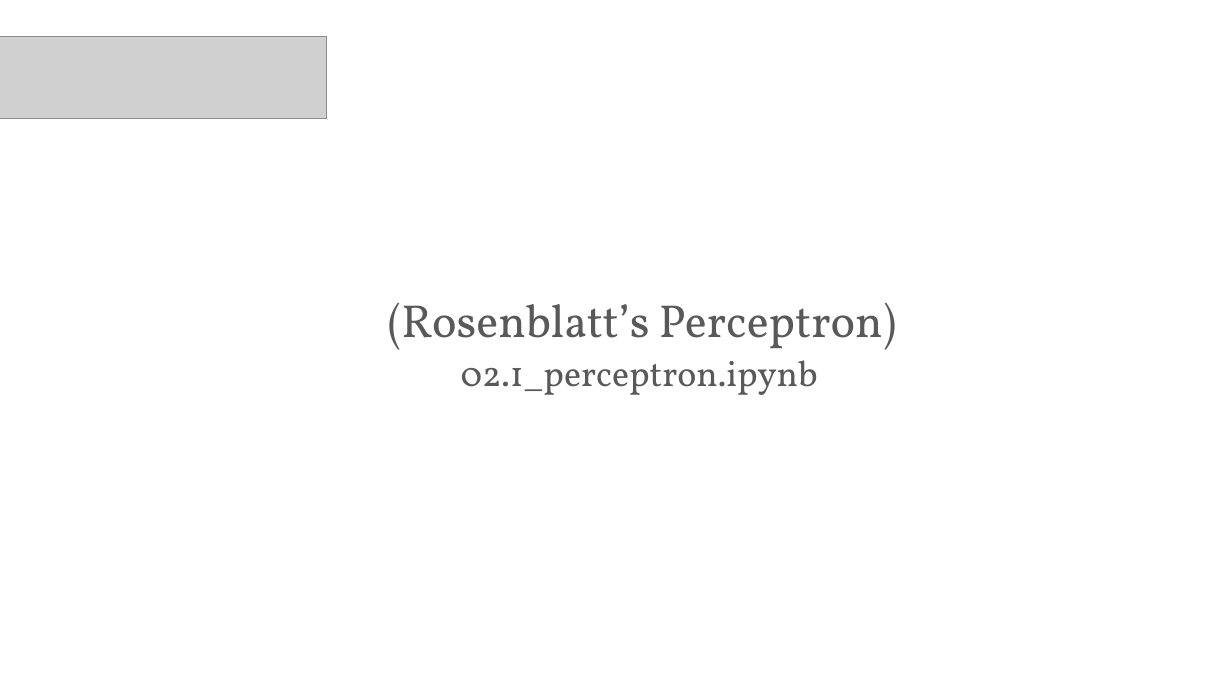
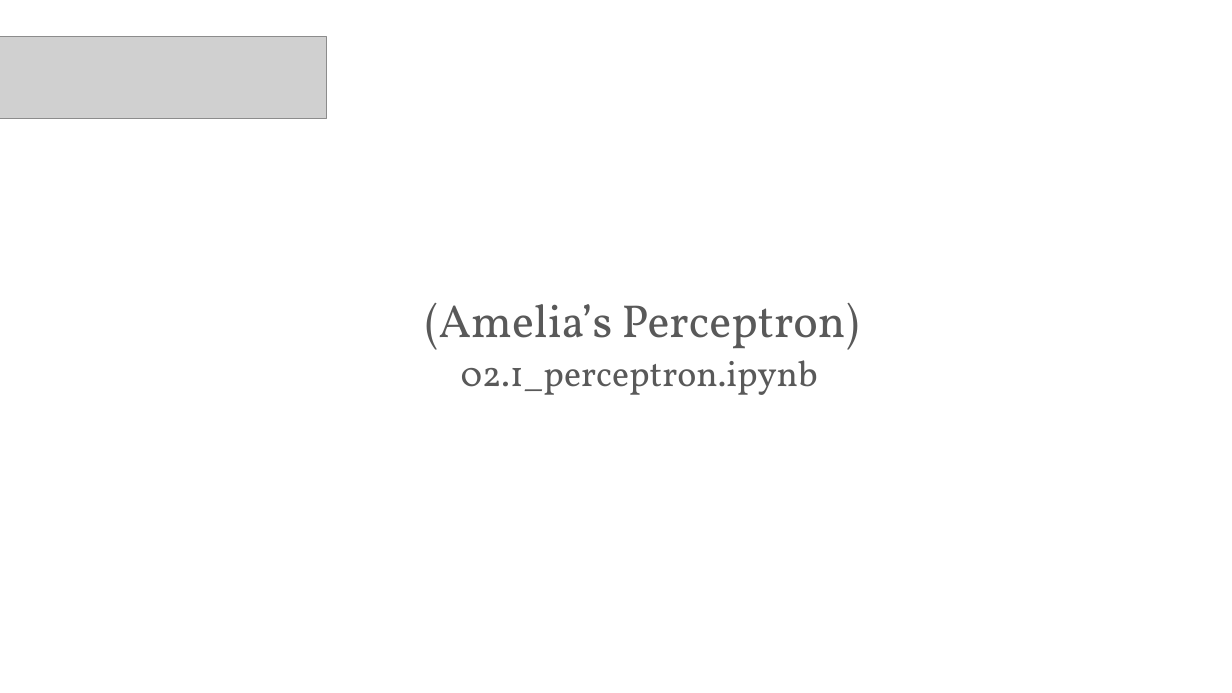
Before and after one commit to PracticumAI/deep_learning, a slide deck: slide 14 of presentations/02.1_neural_anatomy.pptx. Drawn at 1232x693 pixels with LibreOffice and Linux fonts; fonts in the diff are those of the drawing; grey boxes stand for pictures. Boxes give left, top, right and bottom in pixels: in the first picture for what was removed or moved away, otherwise in the second. Text is boxed around its words. In the diff, an @@ line names an element or a change of style, - is before the commit and + after.

```diff
--- a/presentations/02.1_neural_anatomy.pptx
+++ b/presentations/02.1_neural_anatomy.pptx
@@ text at [425, 303, 859, 395]: text changed; size 36 to 28 pt @@
-(Rosenblatt’s Perceptron)
-02.1_perceptron.ipynb
+(Amelia’s Perceptron)
+02.1_perceptron.ipynb
```
Also in this commit, not shown: 1 slide removed, 3 other files.
